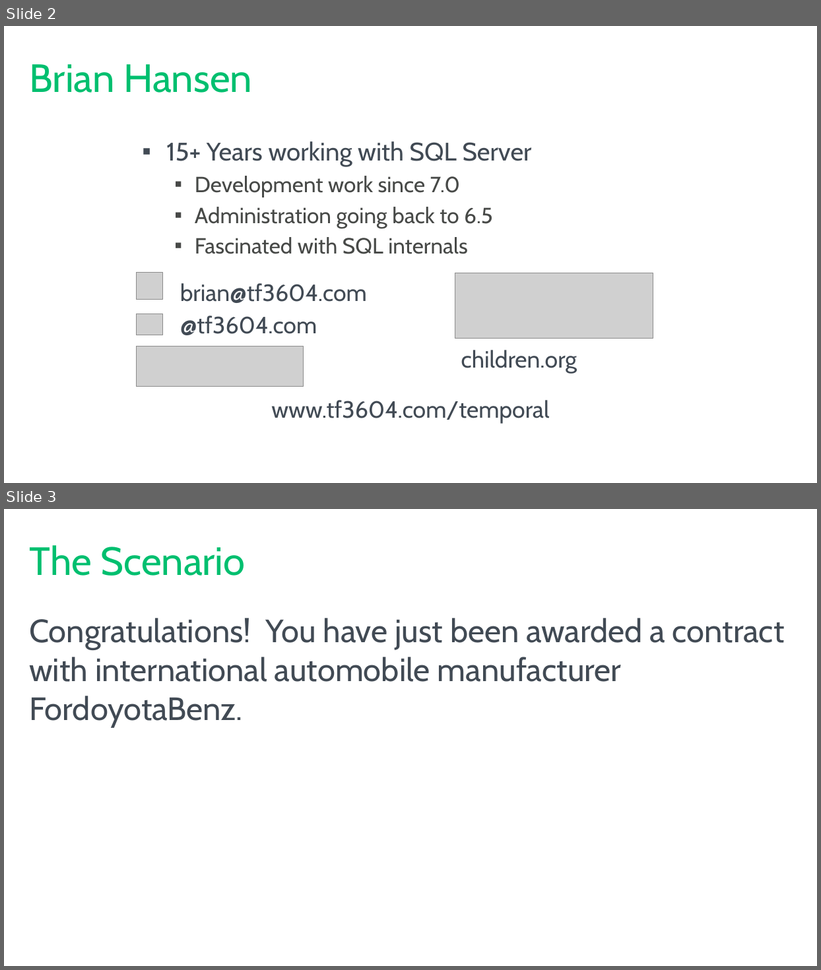
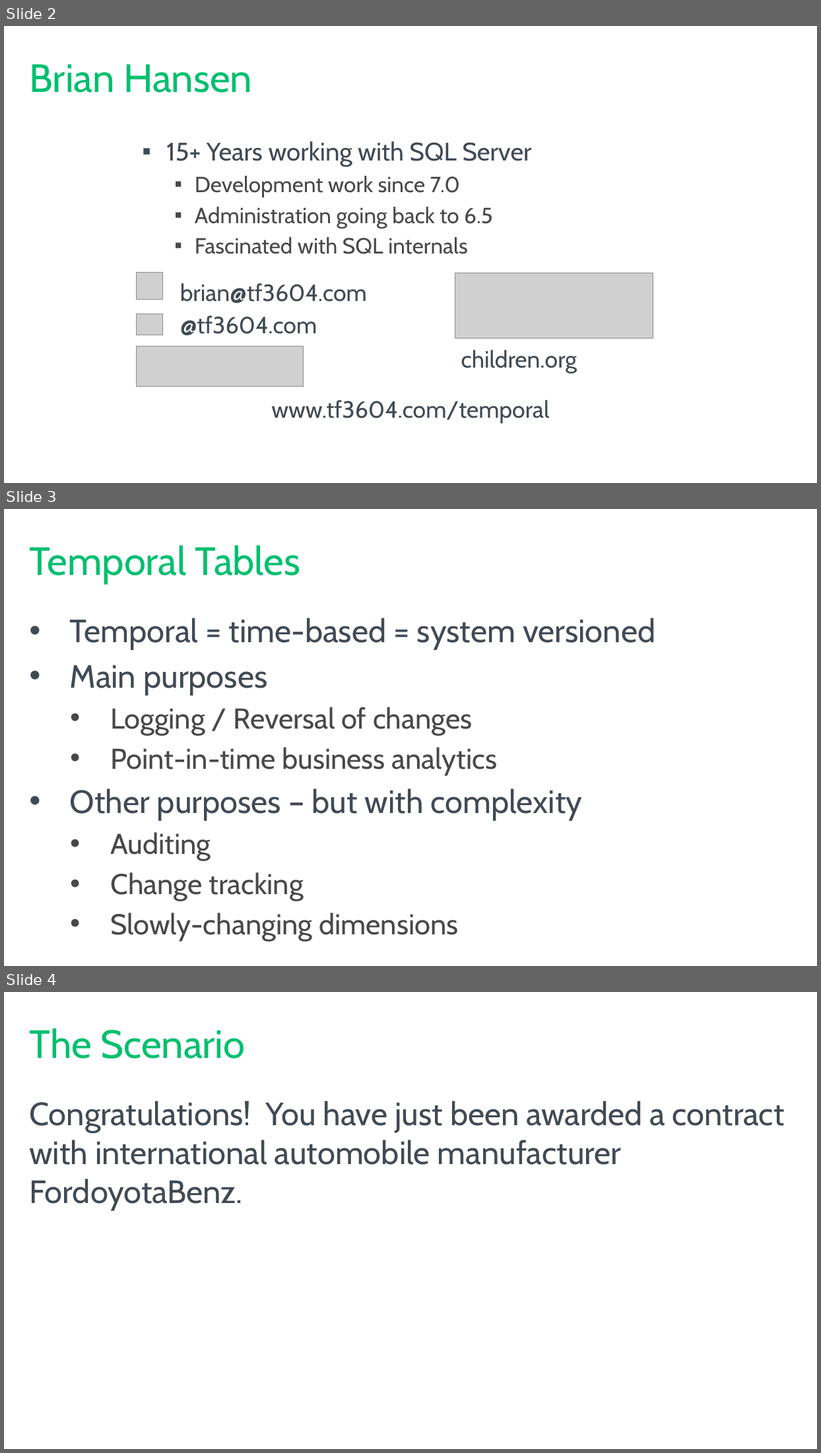
Before and after one commit to tf3604/RememberWhenTemporal, a slide deck: Temporal.pptx. Shown one above the other, each under a label of ours: slides 2 and 3 before the commit, slides 2, 3 and 4 after it. The pictures are 821x970 and 821x1453 pixels, drawn with LibreOffice and Linux fonts; fonts in the diff are those of the drawing; grey boxes stand for pictures; background and template pictures are left out. Boxes give left, top, right and bottom in pixels: in the first picture for what was removed or moved away, otherwise in the second. Text is boxed around its words. In the diff, an @@ line names an element or a change of style, - is before the commit and + after.

```diff
--- a/Temporal.pptx
+++ b/Temporal.pptx
@@ slide 3 added at (4,509,817,966), background #FFFFFF @@
@@ title added at (30,545,300,584), 44 pt, text #00BF6F @@
+Temporal Tables
@@ text added at (70,618,655,941), 32 pt, text #474947 @@
+• Temporal = time-based = system versioned
+• Main purposes
+  • Logging / Reversal of changes
+  • Point-in-time business analytics
+• Other purposes – but with complexity
+  • Auditing
+  • Change tracking
+  • Slowly-changing dimensions
@@ what was slide 3 is now slide 4 @@
```
Also in this commit, not shown: 1 slide changed, 1 other slide added.
